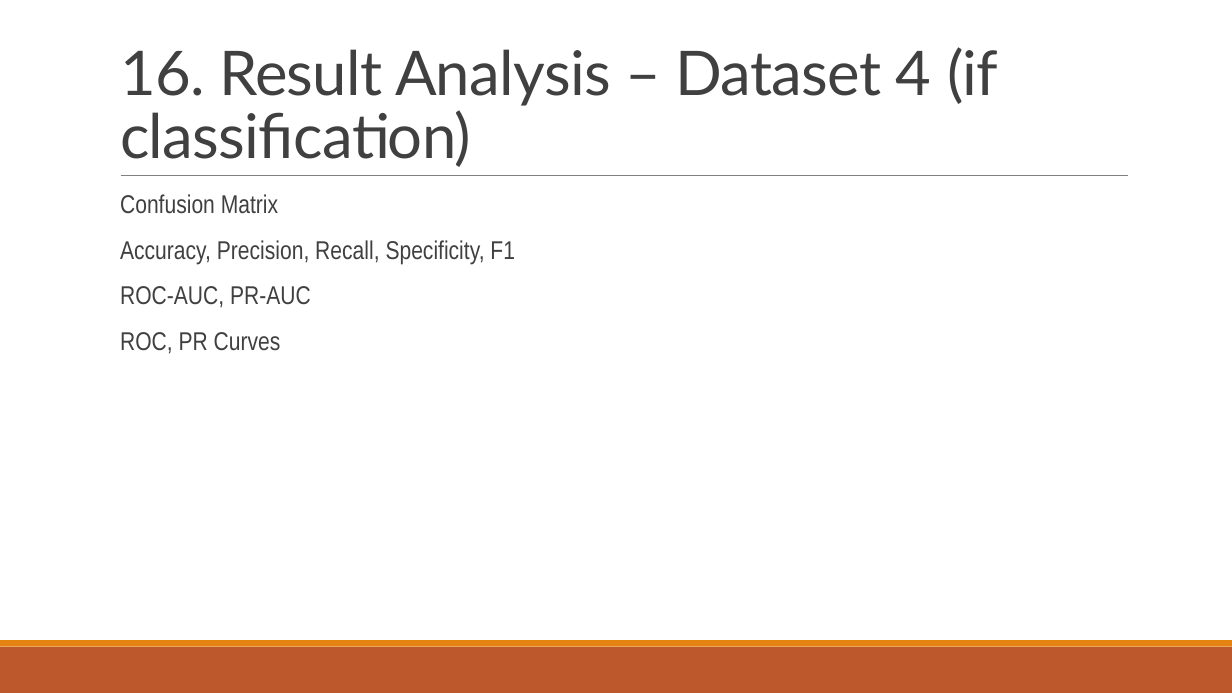
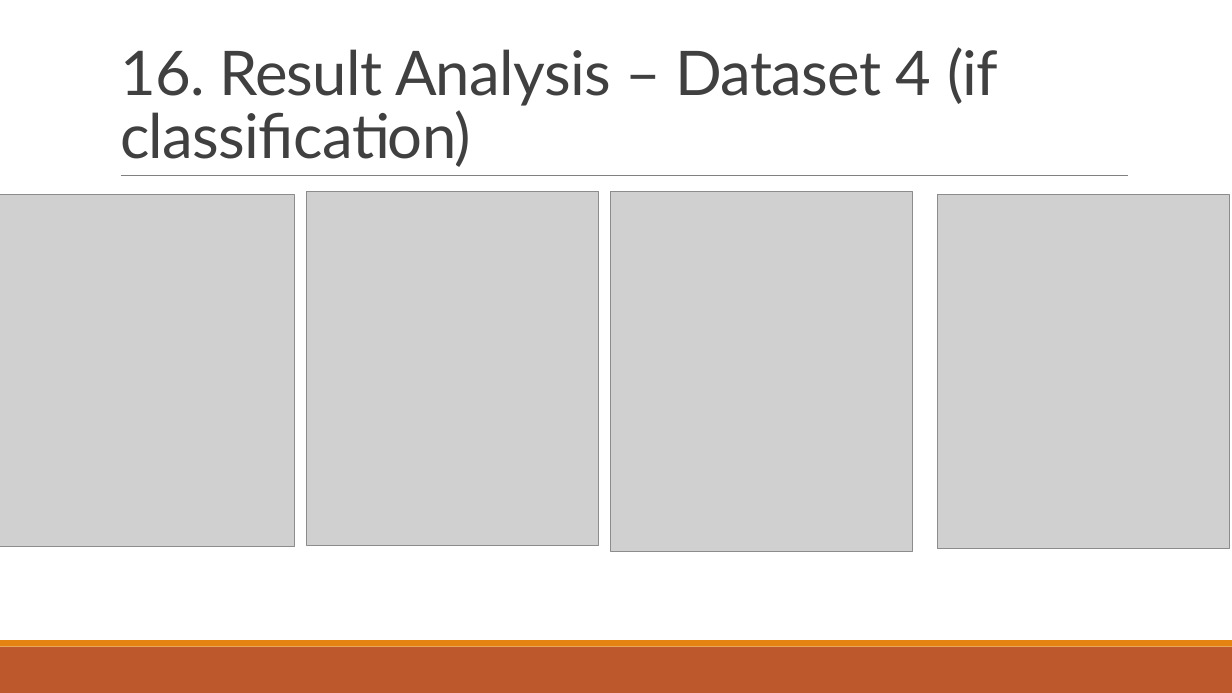
Before and after one commit to akay6483/mmml-ecommerce, a slide deck: slide 17 of docs/23CSE301_A8.pptx. Drawn at 1232x693 pixels with LibreOffice and Linux fonts; fonts in the diff are those of the drawing; grey boxes stand for pictures; background and template pictures are left out. Boxes give left, top, right and bottom in pixels: in the first picture for what was removed or moved away, otherwise in the second. Text is boxed around its words. In the diff, an @@ line names an element or a change of style, - is before the commit and + after.

```diff
--- a/docs/23CSE301_A8.pptx
+++ b/docs/23CSE301_A8.pptx
@@ picture added at bbox=[0, 194, 294, 547] @@
@@ text removed at bbox=[120, 194, 515, 354] @@
-  Confusion Matrix
-  Accuracy, Precision, Recall, Specificity, F1
-  ROC-AUC, PR-AUC
-  ROC, PR Curves
@@ picture added at bbox=[307, 191, 599, 545] @@
@@ picture added at bbox=[611, 191, 913, 551] @@
@@ picture added at bbox=[938, 194, 1230, 549] @@
```
Also in this commit, not shown: 2 other slides changed.
